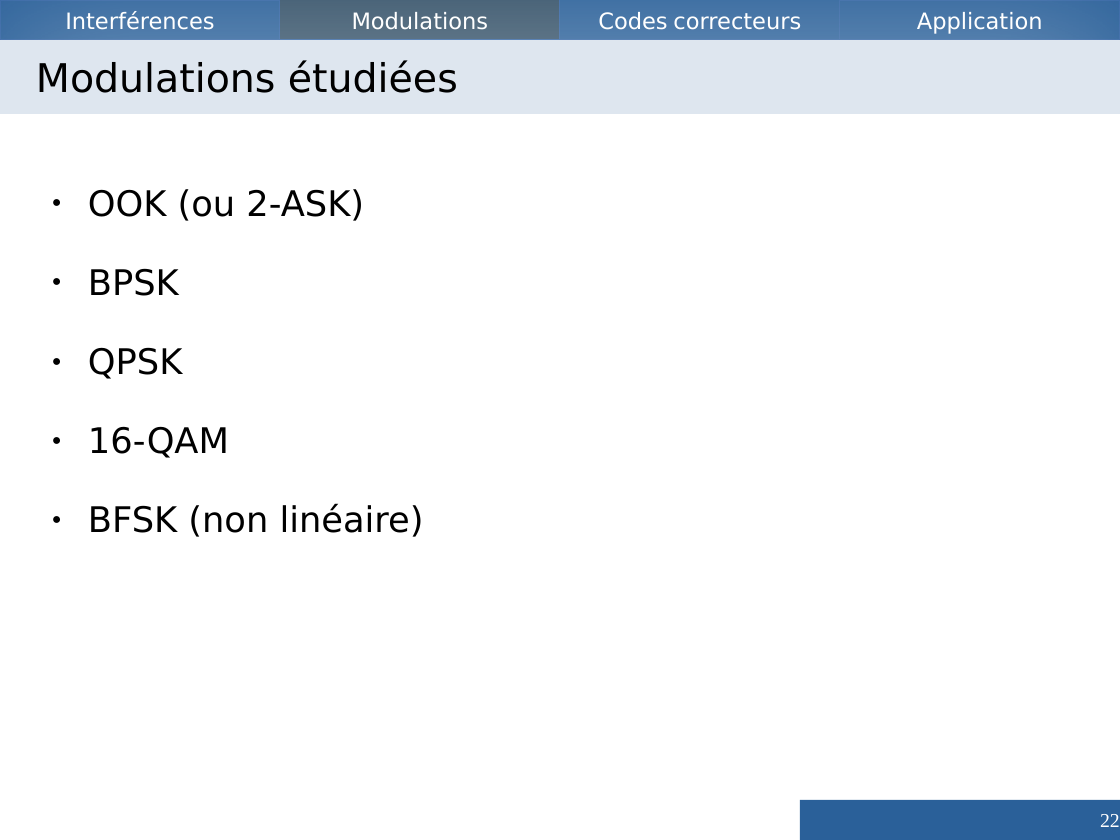
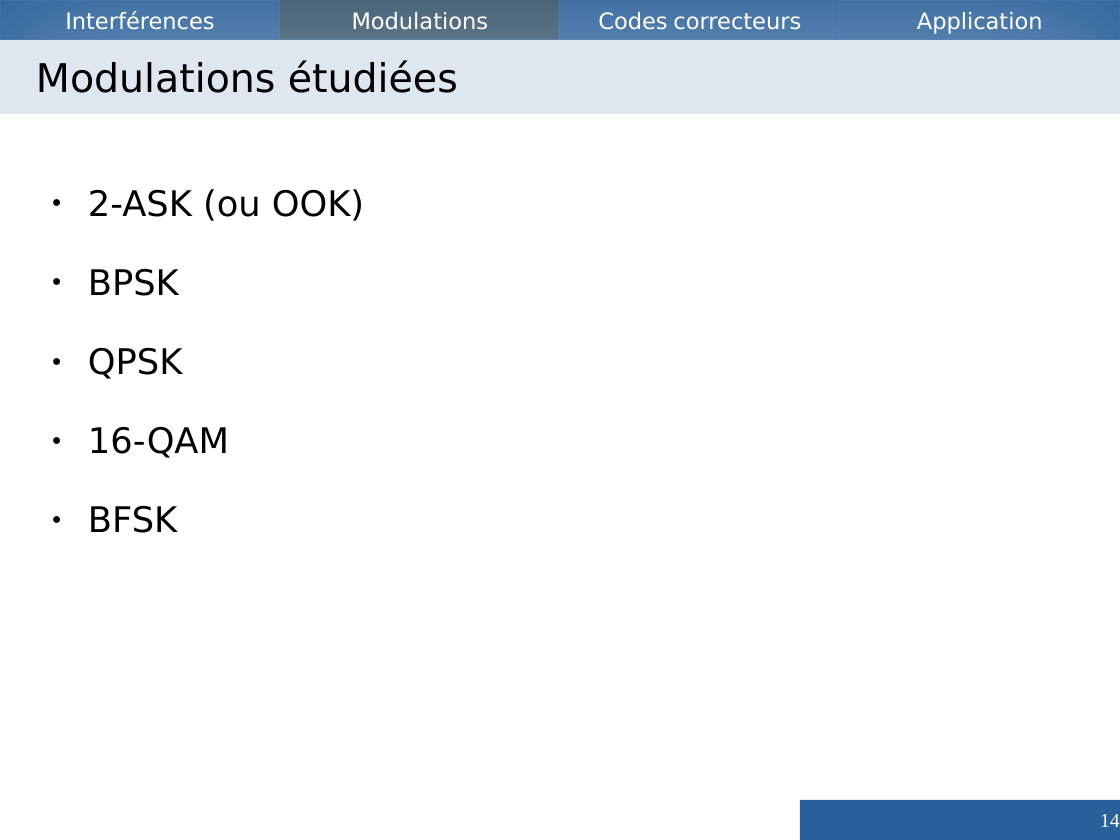
Before and after one commit to Vzrod/tipe, a slide deck: slide 14 of TIPE - Copie.odp (slide 22 before the commit). Drawn at 1120x840 pixels with LibreOffice and Linux fonts; fonts in the diff are those of the drawing. Boxes give left, top, right and bottom in pixels: in the first picture for what was removed or moved away, otherwise in the second. Text is boxed around its words. In the diff, an @@ line names an element or a change of style, - is before the commit and + after.

```diff
--- a/TIPE - Copie.odp
+++ b/TIPE - Copie.odp
@@ text at (x1=88, y1=189, x2=364, y2=221): text changed @@
-● OOK (ou 2-ASK)
+● 2-ASK (ou OOK)
@@ text at (x1=88, y1=505, x2=177, y2=533): text changed @@
-● BFSK (non linéaire)
+● BFSK
@@ page number at (x1=1100, y1=814, x2=1120, y2=827): text changed @@
-22
+14
```
Also in this commit, not shown: 21 other slides changed, 6 slides added, 12 slides removed, 2 other files.
